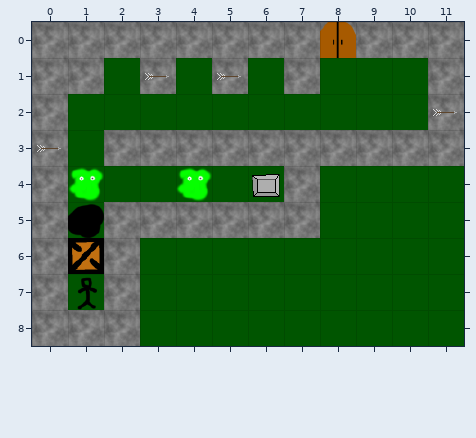
Two versions of a level (Tiled map, External/Tmx/LevelHstefan.tmx). This is how it looked before the edit.
Cells are 40x40 px. Shown: x 0..11, y 0..8.
New version:
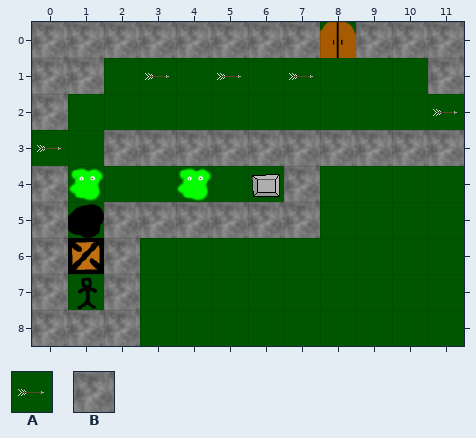
Key: from "Default": A 0 "arrow", B 3 "floor".
_ is an empty cell.
Objects are placed by their top-left corner, in cells (3,4 is the top-left corner of cell 3,4); size is 1x1 cell unless given.
From the commit log: Adding support for respawnable arrows attribute
Edits made:
Layer "Tile Layer 1":
y 0: x 8 B -> _
y 1: x 3 B -> _; x 5 B -> _; x 7 B -> _
y 2: x 11 B -> _
y 3: x 0 B -> _
Layer "Object Layer 1":
added: A "arrow" at 5,1
added: A "arrow" at 7,1
